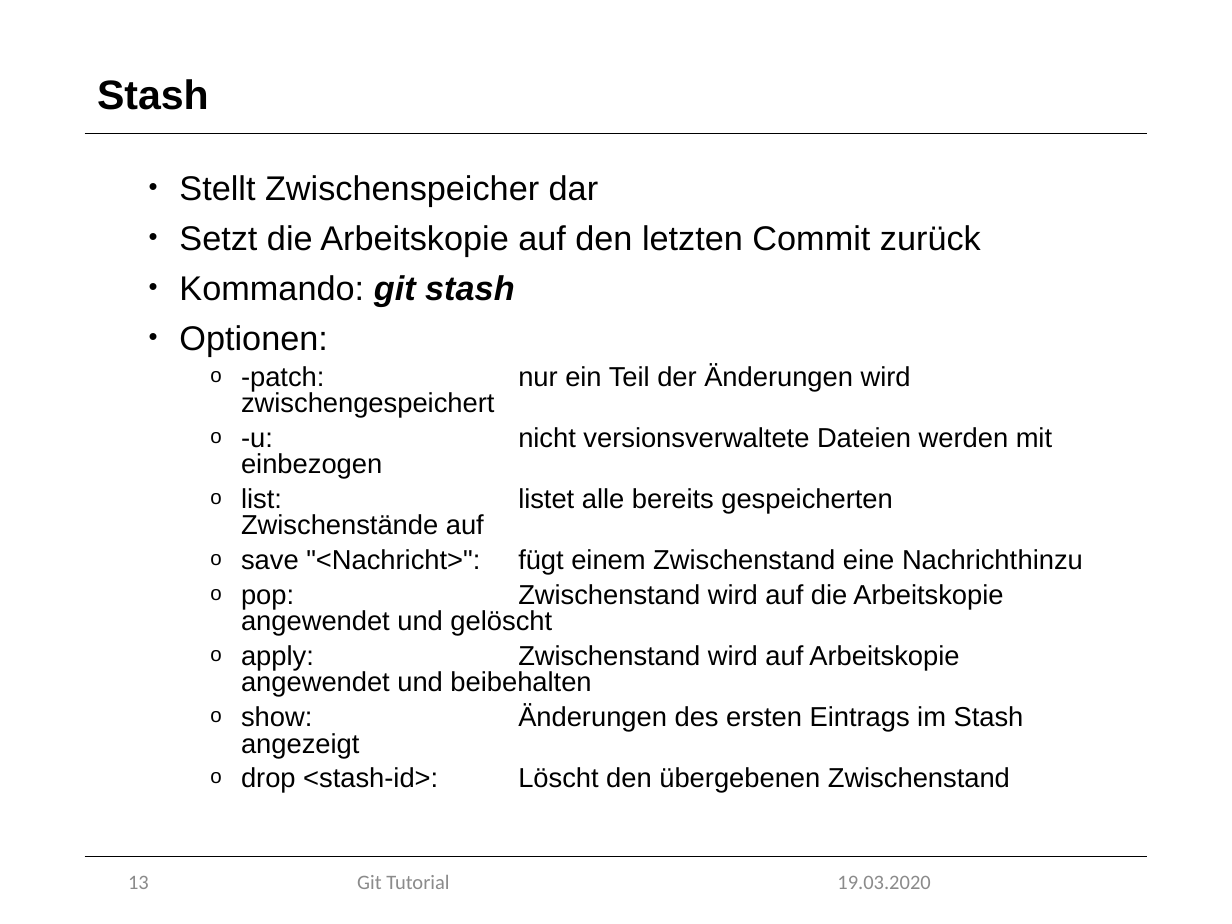
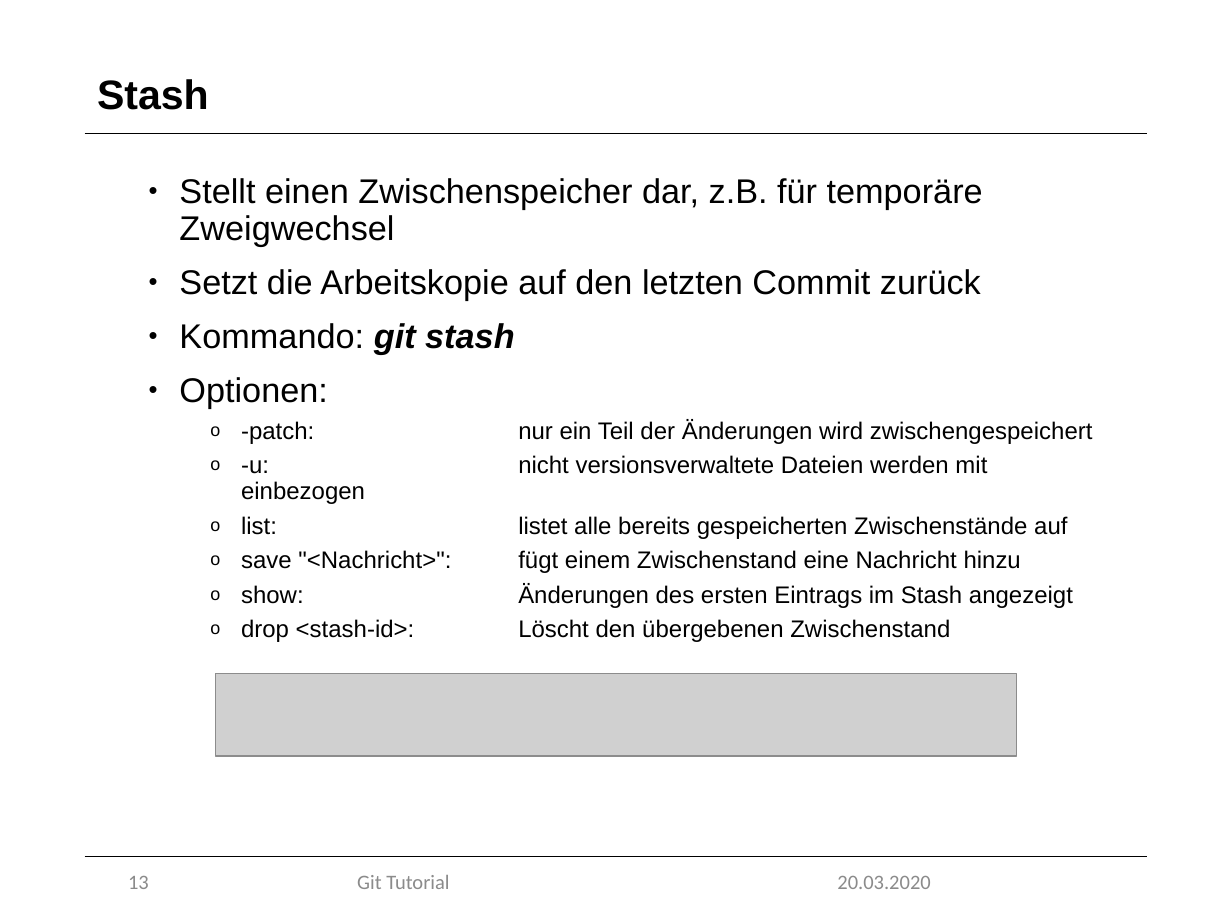
Before and after one commit to marcretzlaff/projektarbeit, a slide deck: slide 13 of Präsentation-90min/Präsentation-90min.pptx. Drawn at 1232x924 pixels with LibreOffice and Linux fonts; fonts in the diff are those of the drawing; grey boxes stand for pictures; background and template pictures are left out. Boxes give left, top, right and bottom in pixels: in the first picture for what was removed or moved away, otherwise in the second. Text is boxed around its words. In the diff, an @@ line names an element or a change of style, - is before the commit and + after.

```diff
--- a/Präsentation-90min/Präsentation-90min.pptx
+++ b/Präsentation-90min/Präsentation-90min.pptx
@@ text at (179, 178, 983, 246): text changed @@
-• Stellt Zwischenspeicher dar
+• Stellt einen Zwischenspeicher dar, z.B. für temporäre Zweigwechsel
@@ text at (179, 269, 1093, 642): size 16 to 14 pt in "-patch: nur ein Teil der Änderungen wird ...", "-u: nicht versionsverwaltete Dateien werden mit einbezogen", "list: listet alle bereits gespeicherten Zwischenstände auf", "save "<Nachricht>": fügt einem Zwischenstand eine Nachricht ..." and 2 more places; line spacing 0.8 to 0.9 @@
@@ text at (241, 584, 1003, 697): paragraphs removed @@
-  o pop: Zwischenstand wird auf die Arbeitskopie angewendet und gelöscht
-  o apply: Zwischenstand wird auf Arbeitskopie angewendet und beibehalten
@@ picture added at (216, 674, 1018, 756) @@
@@ text at (837, 876, 930, 889): text changed @@
-19.03.2020
+20.03.2020
```
Also in this commit, not shown: 32 other slides changed, 1 slide added, 1 slide removed, 4 other files.
